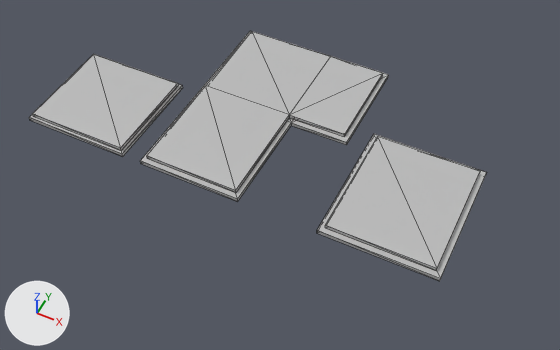
What one commit did to the FBX model Prithvi/Models/Units/Wing_B_Flat_No_03_Type01/FalseRoof/Danish Minimal/Danish Minimal_Wing_B_Flat_No_03_CeillingLight.fbx.
Camera for both pictures: a 50 mm camera at (5.98, -12.62, 16.58) aimed at (0.22, -1.1, 2.18). The axes (+X, +Y, +Z) are drawn at lower left. The lights are the same throughout. Mesh edges are drawn as thin lines. Where no turn or scale is listed for an object, it has been applied to the vertices.

Objects in the first picture: 'Ceilling_01', 'Ceilling_02', 'Ceilling_03', 'LIght_01', 'LIght_02', 'LIght_03'.
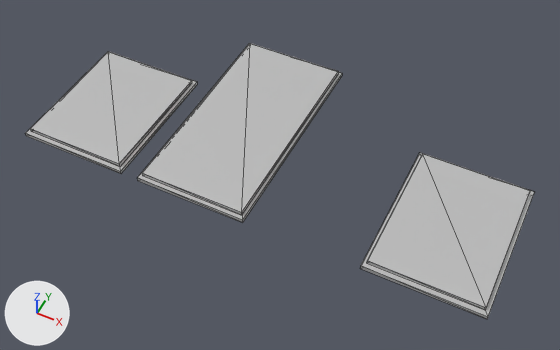
The change, as a diff of the scene's bpy script:
```diff
--- a/Prithvi/Models/Units/Wing_B_Flat_No_03_Type01/FalseRoof/Danish Minimal/Danish Minimal_Wing_B_Flat_No_03_CeillingLight.fbx.py
+++ b/Prithvi/Models/Units/Wing_B_Flat_No_03_Type01/FalseRoof/Danish Minimal/Danish Minimal_Wing_B_Flat_No_03_CeillingLight.fbx.py
@@ me_mesh @@
 me_mesh.from_pydata(...)  # 8 vertices, 12 faces; spans x -1.41..1.41, y -1.38..1.38, z -0.05..0.05
 # used by ob_ceilling_01; location = (-4.59, -1.41, 2.89)
+# me_mesh part 3: the whole mesh is scaled about its middle by (1, 1.28, 1)
 me_mesh.materials.append(mat_ceilling)
@@ me_mesh_005 @@
 me_mesh_005.from_pydata(...)  # 8 vertices, 12 faces; spans x -1.29..1.29, y -1.54..1.54, z -0.05..0.05
 # used by ob_light_03; location = (3.42, -1.13, 3.0)
+# me_mesh_005 part 1: the whole mesh is scaled about its middle by (1.01, 1.13, 1.04)
 me_mesh_005.materials.append(mat_light)
@@ me_mesh_002 @@
 me_mesh_002.from_pydata(...)  # 8 vertices, 12 faces; spans x -1.43..1.43, y -1.68..1.68, z -0.05..0.05
 # used by ob_ceilling_03; location = (3.42, -1.13, 2.89)
+# me_mesh_002 part 2: the whole mesh is scaled about its middle by (0.976, 1.11, 1)
 me_mesh_002.materials.append(mat_ceilling)
@@ me_mesh_001 @@
 # used by ob_ceilling_02; location = (-0.58, 0.0, 2.89)
-me_mesh_001.from_pydata(...)  # 16 vertices, 28 faces; spans x -2.09..2.09, y -2.79..2.79, z -0.05..0.05
+me_mesh_001.from_pydata(...)  # 8 vertices, 12 faces; spans x -1.4..1.4, y -2.79..2.79, z -0.05..0.05
+# me_mesh_001 part 6: the whole mesh is rebuilt
 me_mesh_001.materials.append(mat_ceilling)
@@ me_mesh_003 @@
 me_mesh_003.from_pydata(...)  # 8 vertices, 12 faces; spans x -1.33..1.33, y -1.31..1.31, z -0.05..0.05
 # used by ob_light_01; location = (-4.59, -1.41, 3.0)
+# me_mesh_003 part 4: the whole mesh is scaled about its middle by (0.991, 1.27, 0.99)
 me_mesh_003.materials.append(mat_light)
@@ me_mesh_004 @@
 # used by ob_light_02; location = (-0.59, 0.01, 3.0)
-me_mesh_004.from_pydata(...)  # 16 vertices, 28 faces; spans x -1.97..1.97, y -2.67..2.67, z -0.05..0.05
+me_mesh_004.from_pydata(...)  # 8 vertices, 12 faces; spans x -1.32..1.32, y -2.69..2.69, z -0.05..0.05
+# me_mesh_004 part 5: the whole mesh is rebuilt
 me_mesh_004.materials.append(mat_light)
@@ ob_ceilling_01 @@
 ob_ceilling_01 = bpy.data.objects.new('Ceilling_01', me_mesh)
-ob_ceilling_01.location = (-4.59, -1.41, 2.89)
+ob_ceilling_01.location = (-4.31, -1.51, 2.9)
@@ ob_light_03 @@
 ob_light_03 = bpy.data.objects.new('LIght_03', me_mesh_005)
-ob_light_03.location = (3.42, -1.13, 3.0)
+ob_light_03.location = (4.62, -1.4, 3.0)
@@ ob_ceilling_03 @@
 ob_ceilling_03 = bpy.data.objects.new('Ceilling_03', me_mesh_002)
-ob_ceilling_03.location = (3.42, -1.13, 2.89)
+ob_ceilling_03.location = (4.62, -1.4, 2.9)
@@ ob_ceilling_02 @@
 ob_ceilling_02 = bpy.data.objects.new('Ceilling_02', me_mesh_001)
-ob_ceilling_02.location = (-0.58, 0.0, 2.89)
+ob_ceilling_02.location = (-1.02, -0.5, 2.9)
@@ ob_light_01 @@
 ob_light_01 = bpy.data.objects.new('LIght_01', me_mesh_003)
-ob_light_01.location = (-4.59, -1.41, 3.0)
+ob_light_01.location = (-4.31, -1.51, 3.0)
@@ ob_light_02 @@
 ob_light_02 = bpy.data.objects.new('LIght_02', me_mesh_004)
-ob_light_02.location = (-0.59, 0.01, 3.0)
+ob_light_02.location = (-1.02, -0.49, 3.0)
```

Location of each change, [x1, y1, x2, y2] in pixels of the pictures (560 x 350 px):
'LIght_02', reshaped, moved (17% narrower, 6% taller)
    before: [147, 31, 383, 193]
    after: [142, 43, 338, 215]
'LIght_03', mesh rescaled, moved (15% taller)
    before: [325, 136, 480, 271]
    after: [367, 154, 530, 310]
'LIght_01', mesh rescaled, moved (11% wider, 19% taller)
    before: [32, 54, 178, 150]
    after: [30, 52, 192, 166]
'Ceilling_03', mesh rescaled, moved (13% taller)
    before: [317, 134, 487, 281]
    after: [360, 153, 534, 319]
'Ceilling_02', reshaped, moved (18% narrower)
    before: [140, 31, 388, 201]
    after: [138, 43, 342, 223]
'Ceilling_01', mesh rescaled, moved
    before: [29, 84, 182, 156]
    after: [26, 51, 197, 174]
